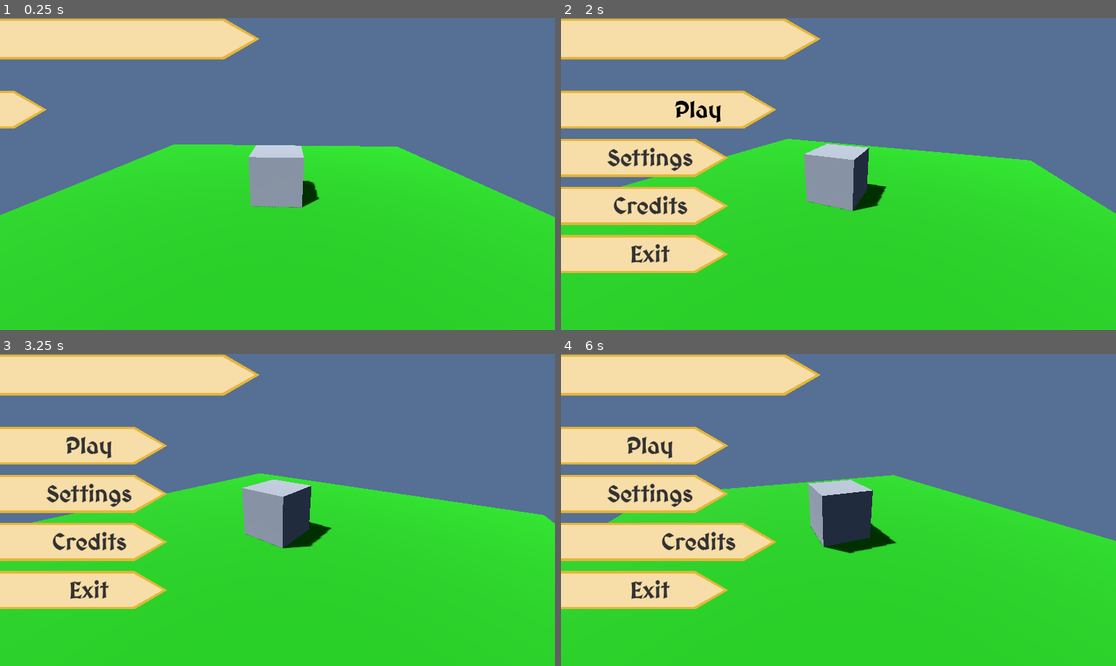
Above: before the commit, frames 1-4 (two rows, left to right).
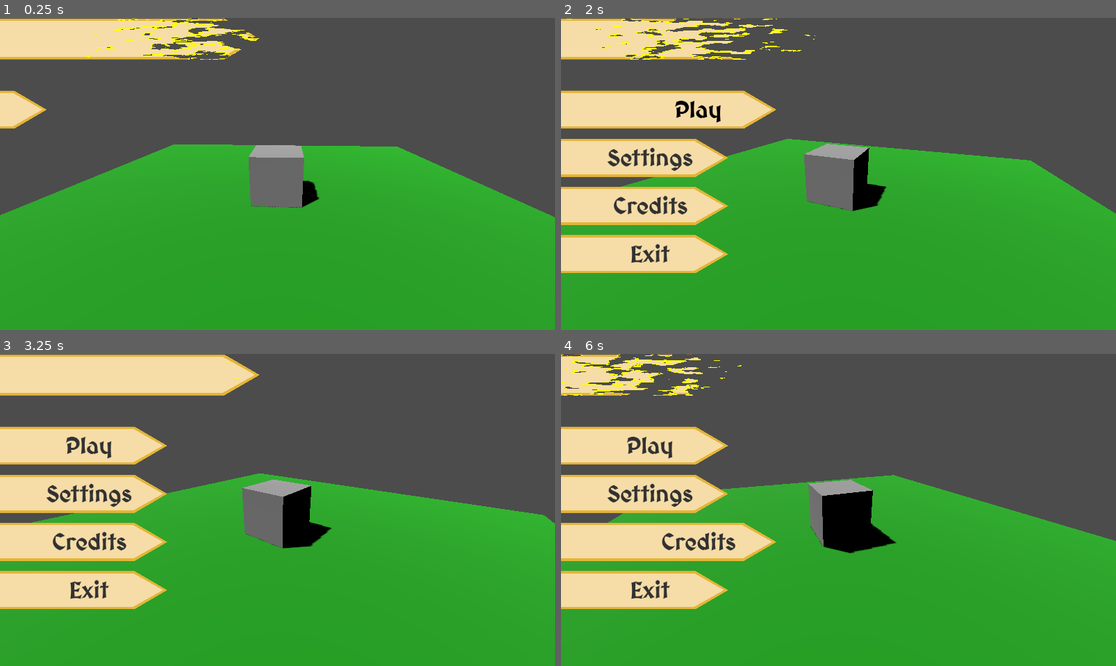
Above: after the commit, the same moments.

Repository: EvelynMoore/UITechArt
Game: Godot game, scene res://MainMenuScene.tscn
The game is run twice, just before and just after one commit, with the same random seed, the same clock (stepped at 60 frames per second) and the same inputs.
Inputs (mouse positions are in pixels of both pictures, inside the frame that each line leads up to):
- Up to frame 1 (0.25 s): no input
- Up to frame 2 (2 s): click (694, 39) at 0.5 s; click "Play" at 1.25 s
- Up to frame 3 (3.25 s): click "Play" at 2 s; click (133, 375) at 2.75 s
- Up to frame 4 (6 s): click "Play" at 3.5 s; click (694, 375) at 4.25 s; move the mouse to (960, 494) at 5.02 s; move the mouse to (727, 525) at 5.77 s

The runs differ from the first frame. In frame 1, 95% of the frame differs, in the area x 0-100%, y 0-100%; in frame 2, 83%; in frame 3, 81%; in frame 4, 84%.

Commit message:
trying to get glow working for UI in Godot

Diff:
--- a/Godot Project/ui-tech-art/FireFade.gdshader
+++ b/Godot Project/ui-tech-art/FireFade.gdshader
@@ -21,7 +21,7 @@
     }
 
     if (dissolve_value < 0.1) {
-        COLOR = dissolve_color;
+        COLOR = dissolve_color * 10.0;
 		COLOR.a = dissolve_color.a * tex_color.a;
     } else {
         COLOR = tex_color;
--- a/Godot Project/ui-tech-art/MainMenuScene.tscn
+++ b/Godot Project/ui-tech-art/MainMenuScene.tscn
@@ -12,10 +12,6 @@
 
 [sub_resource type="StandardMaterial3D" id="StandardMaterial3D_mlkpy"]
 albedo_color = Color(0.43134, 0.43134, 0.43134, 1)
-
-[sub_resource type="Environment" id="Environment_sud0c"]
-background_mode = 1
-background_color = Color(0.337255, 0.435294, 0.580392, 1)
 
 [node name="Root" type="Node3D"]
 
@@ -46,6 +42,3 @@
 transform = Transform3D(0.707107, -0.612373, 0.353553, 2.06679e-09, 0.5, 0.866026, -0.707107, -0.612372, 0.353553, 0, 0, 0)
 light_energy = 2.0
 shadow_enabled = true
-
-[node name="WorldEnvironment" type="WorldEnvironment" parent="."]
-environment = SubResource("Environment_sud0c")
--- a/Godot Project/ui-tech-art/MainMenuUI.tscn
+++ b/Godot Project/ui-tech-art/MainMenuUI.tscn
@@ -7,6 +7,7 @@
 [ext_resource type="Shader" uid="uid://dq1esfxoo4fw1" path="res://FireFade.gdshader" id="5_mgqhi"]
 [ext_resource type="Texture2D" uid="uid://k1wamaheubt1" path="res://ParchmentSection1.png" id="6_74k3h"]
 [ext_resource type="FastNoiseLite" uid="uid://d4lwq2u2owh5e" path="res://Noise1.tres" id="6_tpha8"]
+[ext_resource type="Script" uid="uid://cpsxqtopnm6u5" path="res://texture_button.gd" id="8_tpha8"]
 
 [sub_resource type="NoiseTexture2D" id="NoiseTexture2D_74k3h"]
 seamless = true
@@ -15,9 +16,19 @@
 [sub_resource type="ShaderMaterial" id="ShaderMaterial_tpha8"]
 shader = ExtResource("5_mgqhi")
 shader_parameter/noise_texture = SubResource("NoiseTexture2D_74k3h")
-shader_parameter/dissolve_amount = -1.0
+shader_parameter/dissolve_amount = -0.326
 shader_parameter/noise_scale = 1.0
-shader_parameter/dissolve_color = Color(1, 0.733333, 0, 1)
+shader_parameter/dissolve_color = Color(1, 0.333333, 0, 1)
+
+[sub_resource type="Environment" id="Environment_tpha8"]
+background_mode = 3
+background_color = Color(0.337255, 0.435294, 0.580392, 1)
+glow_enabled = true
+glow_intensity = 1.0
+glow_strength = 0.95
+glow_blend_mode = 0
+volumetric_fog_enabled = true
+volumetric_fog_density = 0.2746
 
 [node name="MenuRoot" type="Control"]
 layout_mode = 3
@@ -125,6 +136,11 @@
 texture_focused = ExtResource("6_74k3h")
 ignore_texture_size = true
 stretch_mode = 0
+script = ExtResource("8_tpha8")
+dissolve_duration = 3.0
+
+[node name="WorldEnvironment" type="WorldEnvironment" parent="."]
+environment = SubResource("Environment_tpha8")
 
 [connection signal="mouse_entered" from="MainMenuButtons/Play" to="MainMenuButtons/Play" method="_on_mouse_entered"]
 [connection signal="mouse_exited" from="MainMenuButtons/Play" to="MainMenuButtons/Play" method="_on_mouse_exited"]
--- a/Godot Project/ui-tech-art/project.godot
+++ b/Godot Project/ui-tech-art/project.godot
@@ -14,3 +14,7 @@
 run/main_scene="uid://dn8j6m23unwix"
 config/features=PackedStringArray("4.4", "Forward Plus")
 config/icon="res://icon.svg"
+
+[rendering]
+
+viewport/hdr_2d=true
--- /dev/null
+++ b/Godot Project/ui-tech-art/texture_button.gd
@@ -0,0 +1,38 @@
+extends TextureButton
+
+@export var dissolve_duration: float = 1.0
+
+var material_ref: ShaderMaterial
+var tween
+
+func _ready():
+	# Get the ShaderMaterial applied to this TextureButton
+	material_ref = self.material as ShaderMaterial
+	if material_ref == null:
+		push_error("This TextureButton does not have a ShaderMaterial assigned!")
+		return
+
+	# Connect the pressed signal
+	pressed.connect(_on_button_pressed)
+
+func _on_button_pressed():
+	# Reset dissolve_amount to the visible state
+	material_ref.set_shader_parameter("dissolve_amount", -1.0)
+
+	# Clean up any previous tween
+	if tween:
+		tween.kill()
+
+	# Create a new tween
+	tween = create_tween()
+
+	# Animate dissolve_amount from -1.0 to 1.0 over dissolve_duration
+	tween.tween_property(
+		material_ref,
+		"shader_parameter/dissolve_amount",
+		1.0,
+		dissolve_duration
+	).set_trans(Tween.TRANS_SINE).set_ease(Tween.EASE_IN_OUT)
+
+	# Optional: Disable button after dissolving
+	tween.tween_callback(func(): self.disabled = true)
Not shown: 1 places in Godot Project/ui-tech-art/MainMenuScene.tscn that only renumber resources
Not shown: 1 places in Godot Project/ui-tech-art/MainMenuUI.tscn that only renumber resources
Not shown, added: Godot Project/ui-tech-art/texture_button.gd.uid
